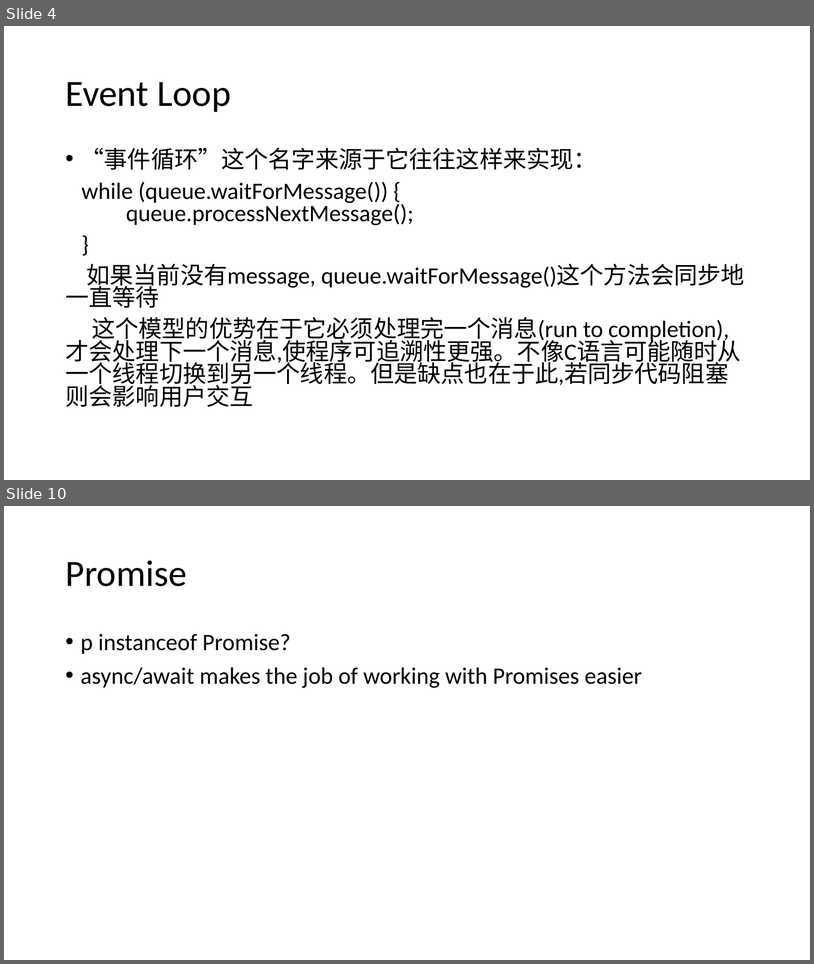
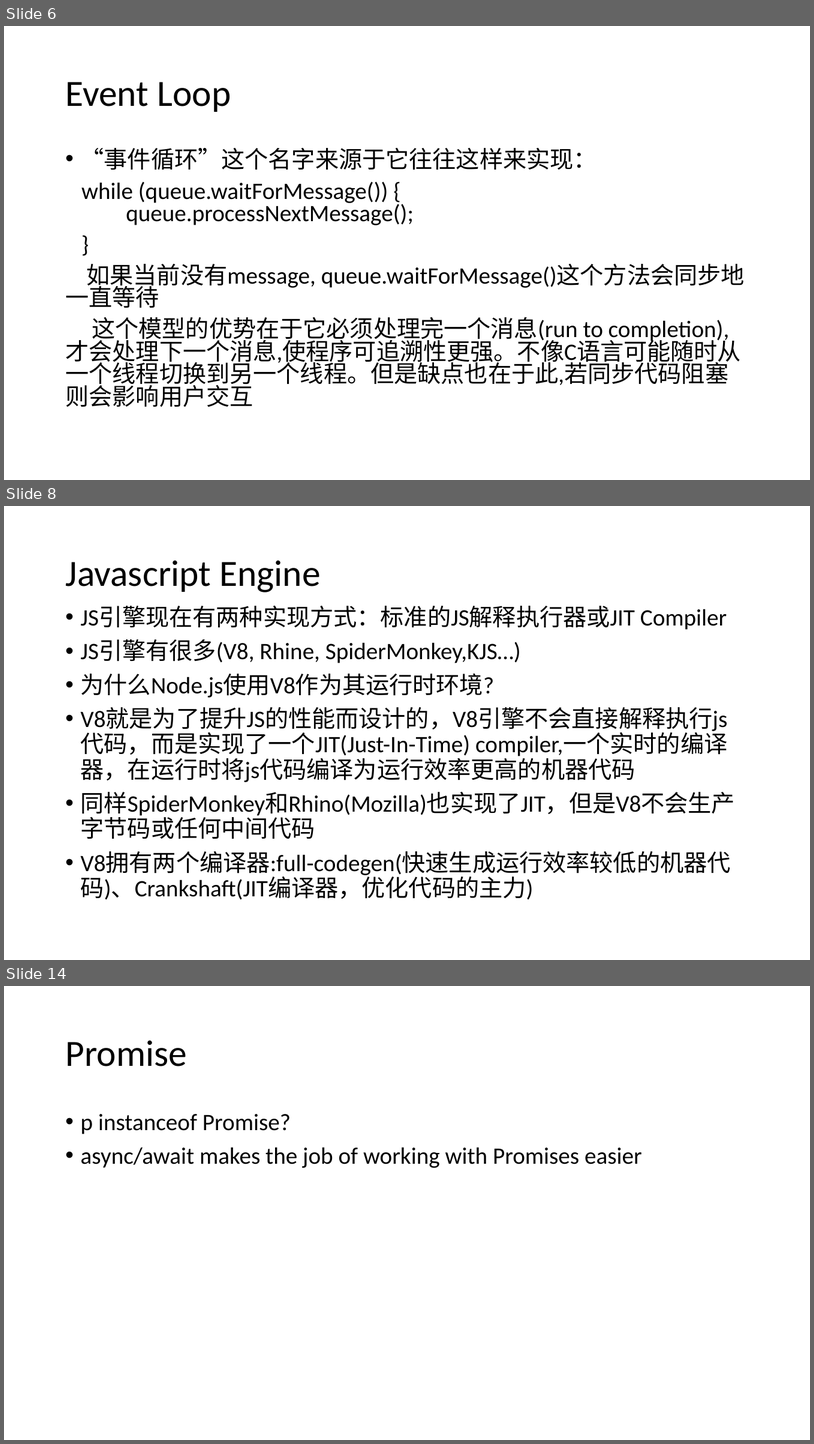
Before and after one commit to WHITE-ILMARE/Technique-Share, a slide deck: Deep Digging in Browser.pptx. Shown one above the other, each under a label of ours: slides 4 and 10 before the commit, slides 6, 8 and 14 after it; the slides between them are not shown. The pictures are 814x964 and 814x1444 pixels, drawn with LibreOffice and Linux fonts; fonts in the diff are those of the drawing. Boxes give left, top, right and bottom in pixels: in the first picture for what was removed or moved away, otherwise in the second. Text is boxed around its words. In the diff, an @@ line names an element or a change of style, - is before the commit and + after.

```diff
--- a/Deep Digging in Browser.pptx
+++ b/Deep Digging in Browser.pptx
@@ slide 8 added at (4, 506, 810, 960), background #FFFFFF @@
@@ title added at (65, 560, 320, 592), 44 pt, text #000000 @@
+Javascript Engine
@@ text added at (81, 606, 735, 900), 28 pt, text #000000 @@
+• JS引擎现在有两种实现方式：标准的JS解释执行器或JIT Compiler
+• JS引擎有很多(V8, Rhine, SpiderMonkey,KJS…)
+• 为什么Node.js使用V8作为其运行时环境?
+• V8就是为了提升JS的性能而设计的，V8引擎不会直接解释执行js代码，而是实现了一个JIT(Just-In-Time) compiler,一个实时的编译器，在运行时将js代码编译为运行效率更高的机器代码
+• 同样SpiderMonkey和Rhino(Mozilla)也实现了JIT，但是V8不会生产字节码或任何中间代码
+• V8拥有两个编译器:full-codegen(快速生成运行效率较低的机器代码)、Crankshaft(JIT编译器，优化代码的主力)
@@ what was slide 4 is now slide 6 @@
@@ what was slide 10 is now slide 14 @@
```
Also in this commit, not shown: 1 slide changed, 9 other slides added, 6 slides removed, 1 other file.
